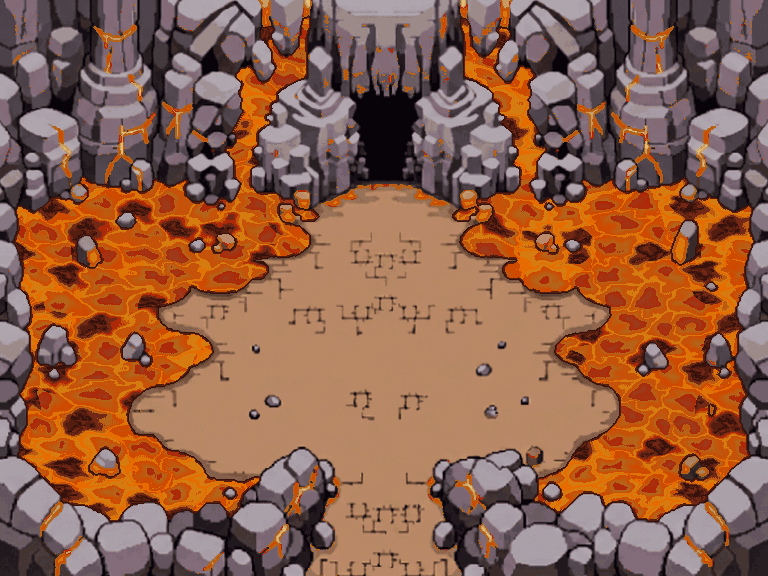
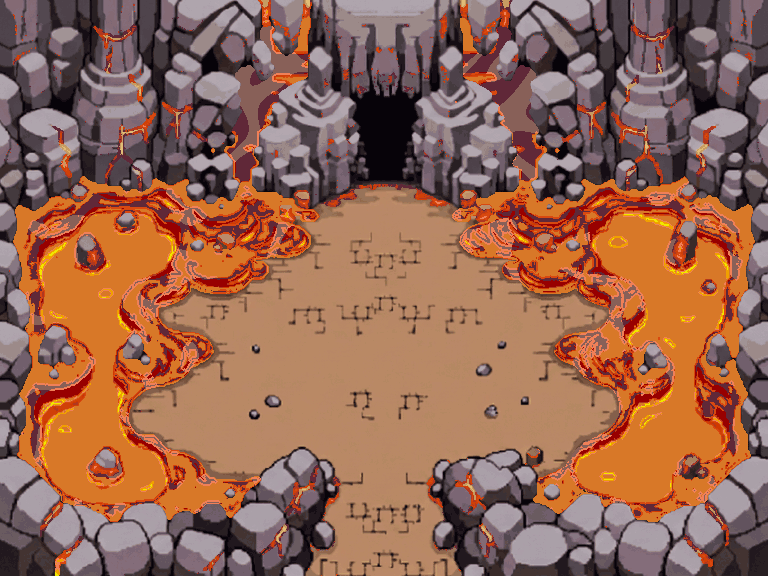
Revision of a layered 768px x 576px image; what changed, layer by layer:
painted on "veines" over [4, 0, 763, 576]
painted on "lave" over [13, 15, 755, 522]
